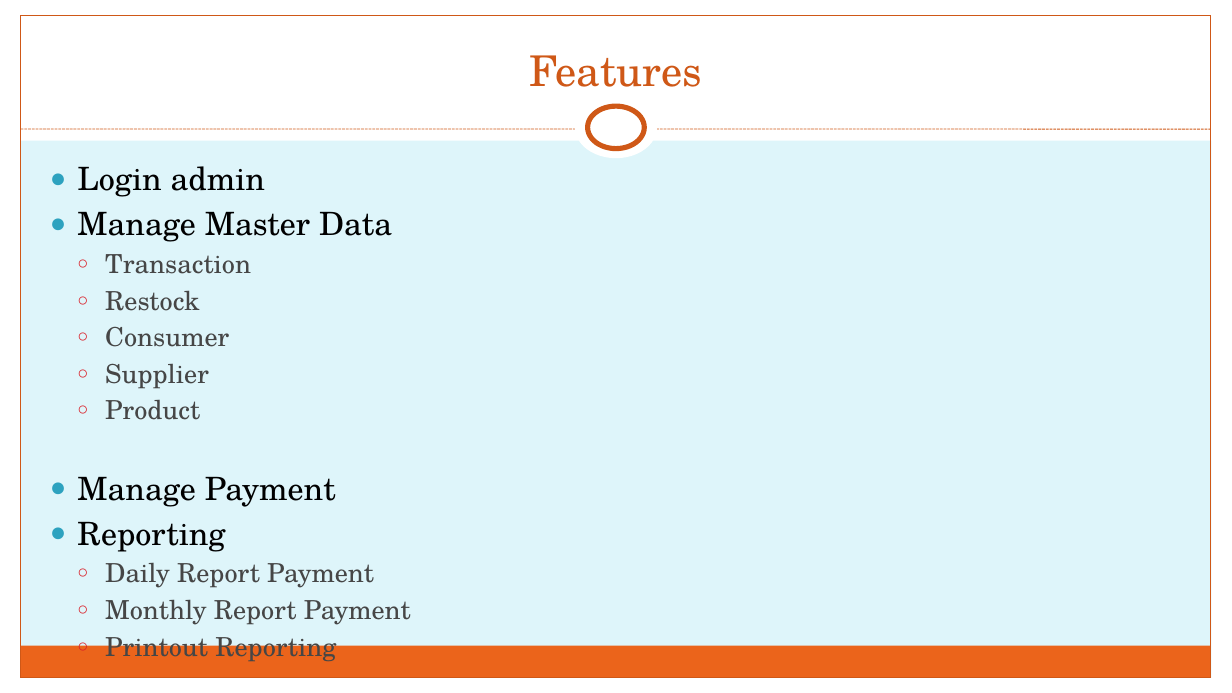
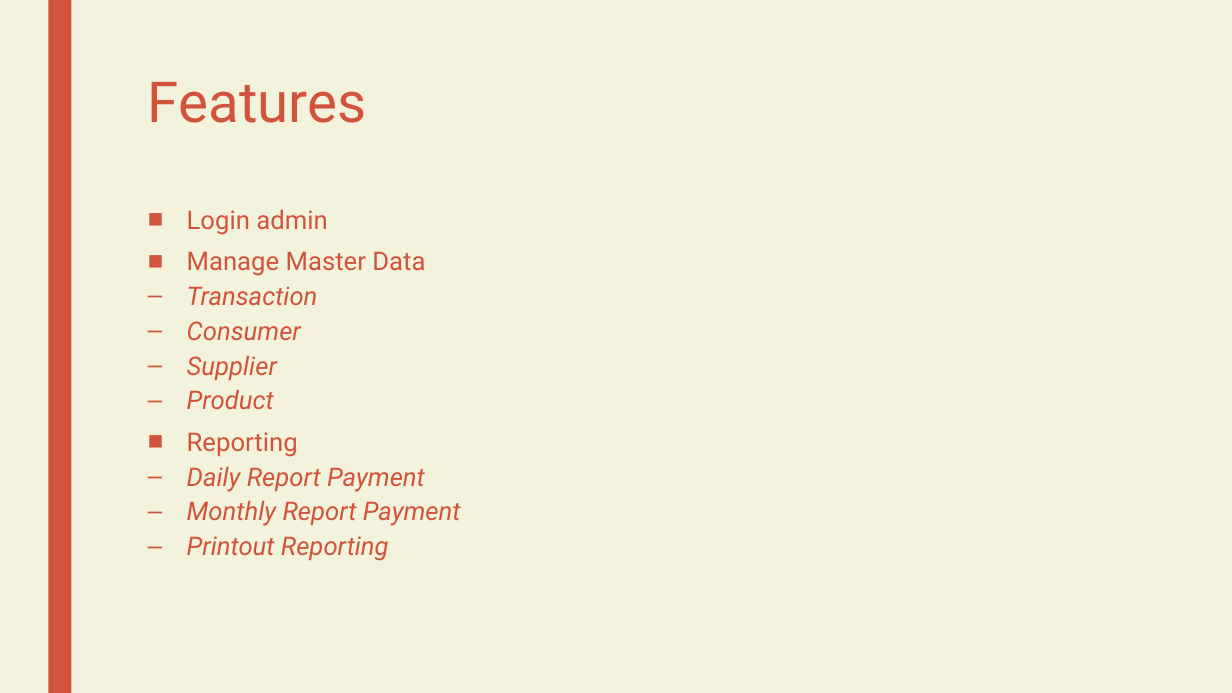
Before and after one commit to galvaninatasya/fp2015pwl, a slide deck: slide 3 of 01.pptx. Drawn at 1232x693 pixels with LibreOffice and Linux fonts; fonts in the diff are those of the drawing. Boxes give left, top, right and bottom in pixels: in the first picture for what was removed or moved away, otherwise in the second. Text is boxed around its words. In the diff, an @@ line names an element or a change of style, - is before the commit and + after.

```diff
--- a/01.pptx
+++ b/01.pptx
@@ background #DEF5FA to #F3F2DC @@
@@ rectangle removed at (0, 0, 1232, 140) @@
@@ rectangle removed at (20, 16, 1211, 677) @@
@@ rectangle: place and size @@
-rectangle at (0, 0, 20, 693)
+rectangle at (48, 0, 71, 693)
@@ rectangle at (48, 0, 71, 693): fill #FFFFFF to #D2533C @@
@@ rectangle removed at (1212, 0, 1232, 693) @@
@@ title "Features": place and size @@
-title "Features" at (529, 55, 702, 87)
+title "Features" at (148, 82, 366, 123)
@@ title "Features" at (148, 82, 366, 123): size 33 to 44 pt, font TeX Gyre Schola to Roboto, text colour #CF5818 to #D2533C; alignment centre to left; line spacing 1 to 0.89; vertical alignment bottom to top @@
@@ ellipse removed at (575, 97, 657, 159) @@
@@ ellipse removed at (588, 106, 644, 149) @@
@@ line removed from (20, 129) to (1211, 129) @@
@@ text "Login admin": place and size @@
-text "Login admin" at (77, 166, 411, 625)
+text "Login admin" at (187, 209, 461, 561)
@@ text "Login admin" at (187, 209, 461, 561): size 25 to 20 pt, text colour #000000 to #D2533C in "Login admin", "Manage Master Data", "Reporting"; font TeX Gyre Schola to Roboto; size 20.4 to 20 pt, text colour #464646 to #D2533C, italic on in "Transaction", "Consumer", "Supplier", "Product" and 3 more places; bullet ● to ■; line spacing 1 to 0.84; more space between paragraphs; bullet ○ to – @@
@@ text at (105, 290, 199, 311): paragraph removed @@
-  ○ Restock
@@ text at (77, 476, 336, 507): paragraph removed @@
-● Manage Payment
@@ rectangle removed at (20, 646, 1211, 677) @@
@@ rectangle removed at (0, 677, 1232, 693) @@
```
Also in this commit, not shown: 5 other slides changed, 13 other files.
